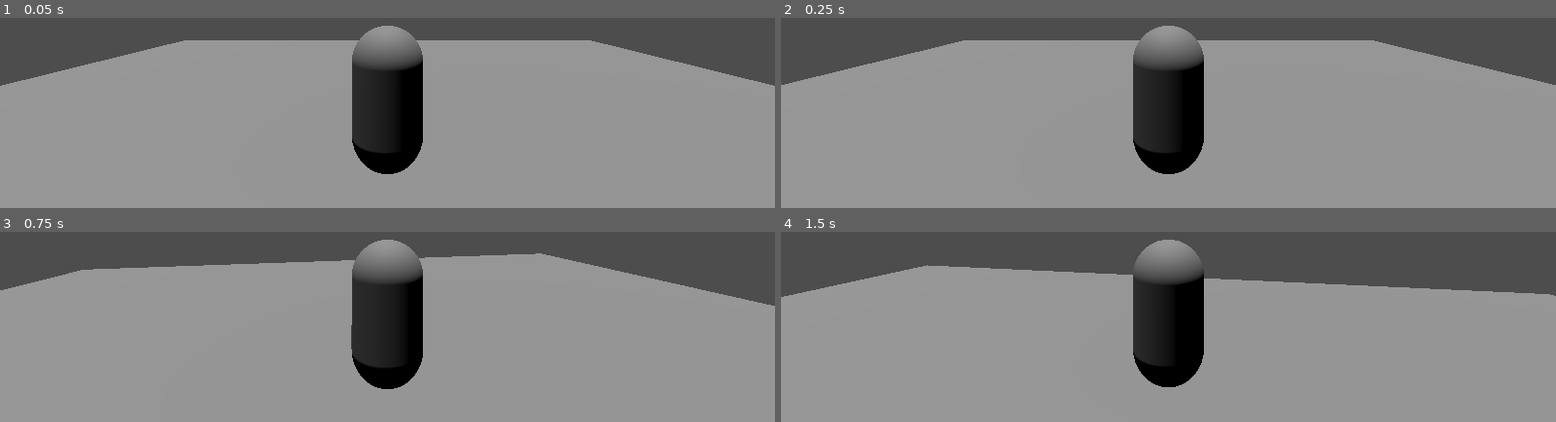
Above: before the commit, frames 1-4 (two rows, left to right).
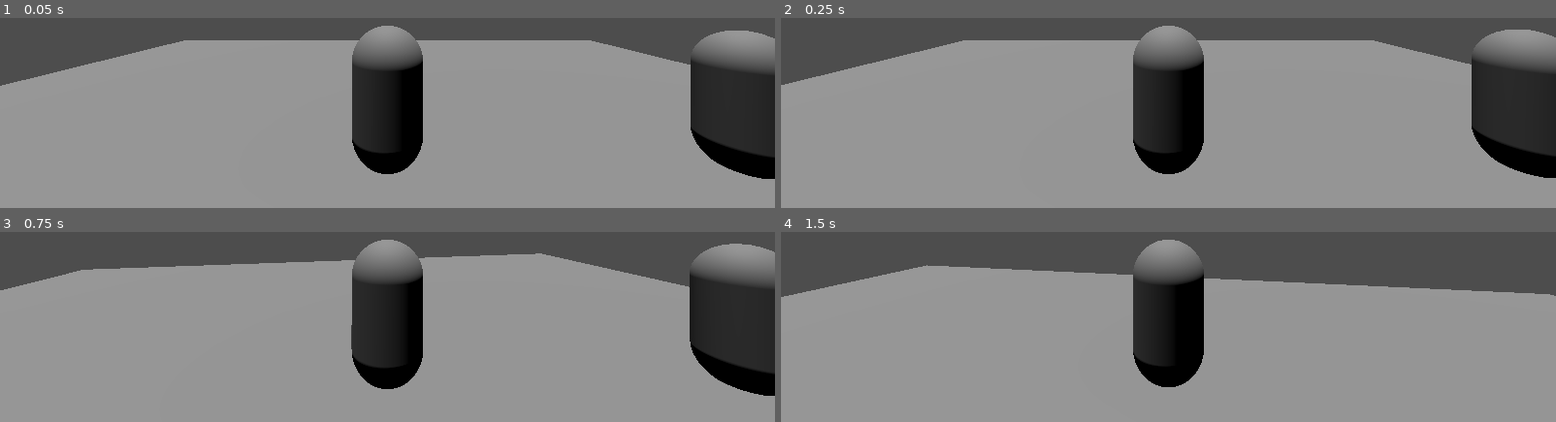
Above: after the commit, the same moments.

Repository: zttimmerman/project-whiskeyjack
Game: Godot game, scene res://scenes/world/TestWorld.tscn
Two runs of this game, one before a commit and one after it. Both use one fixed random seed, a clock stepped at 60 frames per second and the inputs below.
Inputs (mouse positions are in pixels of both pictures, inside the frame that each line leads up to):
- Up to frame 1 (0.05 s): no input
- Up to frame 2 (0.25 s): no input
- Up to frame 3 (0.75 s): tap Enter at 0.5 s; move the mouse to (outside the picture) at 0.52 s; hold W (move_forward) from 0.53 s (still down); hold K (attack_heavy) from 0.53 s (still down)
- Up to frame 4 (1.5 s): keep holding W (move_forward); tap J (attack_light) at 0.8, 1.35 s; move the mouse to (outside the picture) at 1.27 s; release K (attack_heavy) at 1.28 s

The runs differ from the first frame. In frame 1, 6.8% of the frame differs, in the area x 89-100%, y 6-85%; in frame 2, 6.8%; in frame 3, 7.0%, in the area x 88-100%, y 6-87%; in frame 4, nothing differs.

Commit message:
Implement light/heavy attack combat for Player
- 3-hit light combo via _attack_light(): hits 1 & 2 deal base damage,
  finisher deals 1.5× base; combo resets after combo_window expires
- Heavy attack via _attack_heavy(): deals 3× base damage with strong
  knockback, resets any active combo
- HitboxComponent activates/deactivates each swing via _attack_timer;
  attack and dodge inputs are mutually exclusive
- Add HitboxComponent child to Player.tscn (sphere, layer 8, mask 4)
  positioned in front of the player at chest height
- Fix HitboxComponent to toggle monitorable alongside monitoring so
  inactive hitboxes cannot be detected by enemy hurtboxes
- Add DummyTarget to TestWorld for manual combat testing; R key resets
  dummy HP; damage events print to Output panel

Co-Authored-By: Claude Sonnet 4.6 <noreply@anthropic.com>

Diff:
--- a/scenes/player/Player.gd
+++ b/scenes/player/Player.gd
@@ -13,10 +13,14 @@
 @export var camera_pitch_min: float = -0.4       # ~-23 degrees
 @export var camera_pitch_max: float = 0.8        # ~46 degrees
 @export var lock_on_range: float = 15.0
+@export var combo_window: float = 0.6        # seconds before light combo resets
+@export var attack_active_time: float = 0.2  # light hitbox active duration (seconds)
+@export var heavy_active_time: float = 0.35  # heavy hitbox active duration (seconds)
 
 @onready var camera_rig: Node3D = $CameraRig
 @onready var spring_arm: SpringArm3D = $CameraRig/SpringArm3D
 @onready var hurtbox: HurtboxComponent = $HurtboxComponent
+@onready var hitbox: HitboxComponent = $HitboxComponent
 
 var _is_dodging: bool = false
 var _dodge_timer: float = 0.0
@@ -32,6 +36,7 @@
 
 var _combo_index: int = 0
 var _combo_timer: float = 0.0
+var _attack_timer: float = 0.0
 
 
 func _ready() -> void:
@@ -65,6 +70,12 @@
 	if event.is_action_pressed("open_inventory"):
 		_toggle_inventory()
 
+	if event.is_action_pressed("attack_light") and not _is_dodging and _attack_timer <= 0.0:
+		_attack_light()
+
+	if event.is_action_pressed("attack_heavy") and not _is_dodging and _attack_timer <= 0.0:
+		_attack_heavy()
+
 
 func _physics_process(delta: float) -> void:
 	_validate_lock_on()
@@ -75,6 +86,7 @@
 	else:
 		_move(delta)
 
+	_tick_attack(delta)
 	_update_camera(delta)
 	move_and_slide()
 
@@ -262,14 +274,45 @@
 	pass  # Will emit a signal to UI in a future task
 
 
-# ── Combat stubs (implemented in a future task) ───────────────────────────────
+# ── Combat ────────────────────────────────────────────────────────────────────
+
+func _tick_attack(delta: float) -> void:
+	if _attack_timer > 0.0:
+		_attack_timer -= delta
+		if _attack_timer <= 0.0:
+			if is_instance_valid(hitbox):
+				hitbox.deactivate()
+
+	if _combo_timer > 0.0:
+		_combo_timer -= delta
+		if _combo_timer <= 0.0:
+			_combo_index = 0
+
 
 func _attack_light() -> void:
-	pass
+	if not is_instance_valid(hitbox):
+		return
+	var base: int = stats.attack if stats else 8
+	# Hits 1 & 2 deal base damage; finisher (index 2) deals 1.5× base
+	hitbox.damage = base if _combo_index < 2 else base + base / 2
+	hitbox.knockback_force = 4.0
+	hitbox.activate()
+	_attack_timer = attack_active_time
+	_combo_timer = combo_window
+	_combo_index = (_combo_index + 1) % 3
 
 
 func _attack_heavy() -> void:
-	pass
+	if not is_instance_valid(hitbox):
+		return
+	# Resets any active combo; deals 3× base damage with strong knockback
+	_combo_index = 0
+	_combo_timer = 0.0
+	var base: int = stats.attack if stats else 8
+	hitbox.damage = base * 3
+	hitbox.knockback_force = 10.0
+	hitbox.activate()
+	_attack_timer = heavy_active_time
 
 
 # ── Death ─────────────────────────────────────────────────────────────────────
--- a/scenes/player/Player.tscn
+++ b/scenes/player/Player.tscn
@@ -3,6 +3,7 @@
 [ext_resource type="Script" uid="uid://cc1jb2dledn71" path="res://scenes/player/player.gd" id="1_wr5hl"]
 [ext_resource type="Script" uid="uid://dwaci7nqyra4a" path="res://scripts/combat/HurtboxComponent.gd" id="2_gfjak"]
 [ext_resource type="Script" uid="uid://bcharstats0001" path="res://scripts/stats/CharacterStats.gd" id="3_stats"]
+[ext_resource type="Script" uid="uid://hitboxcmp001" path="res://scripts/combat/HitboxComponent.gd" id="4_hitbox"]
 
 [sub_resource type="CapsuleShape3D" id="CapsuleShape3D_gfjak"]
 radius = 0.4
@@ -24,6 +25,9 @@
 [sub_resource type="CapsuleShape3D" id="CapsuleShape3D_hurtbox"]
 radius = 0.45
 height = 1.8
+
+[sub_resource type="SphereShape3D" id="SphereShape3D_hitbox"]
+radius = 0.4
 
 [node name="Player" type="CharacterBody3D" unique_id=1876139144]
 script = ExtResource("1_wr5hl")
@@ -51,3 +55,13 @@
 
 [node name="CollisionShape3D" type="CollisionShape3D" parent="HurtboxComponent" unique_id=892345123]
 shape = SubResource("CapsuleShape3D_hurtbox")
+
+[node name="HitboxComponent" type="Area3D" parent="." unique_id=345678901]
+transform = Transform3D(1, 0, 0, 0, 1, 0, 0, 0, 1, 0, 0.8, -0.7)
+collision_layer = 8
+collision_mask = 4
+script = ExtResource("4_hitbox")
+metadata/_custom_type_script = "uid://hitboxcmp001"
+
+[node name="CollisionShape3D" type="CollisionShape3D" parent="HitboxComponent" unique_id=456789012]
+shape = SubResource("SphereShape3D_hitbox")
--- a/scenes/world/TestWorld.gd
+++ b/scenes/world/TestWorld.gd
@@ -1,49 +1,61 @@
 extends Node3D
 
 # ── Debug Controls (no input map entries required) ────────────────────────────
-# T — take_damage(30)
-# H — heal(20)
-# X — gain_experience(60)  (press twice to trigger a level-up from default XP)
+# T — take_damage(30)         [player]
+# H — heal(20)                [player]
+# X — gain_experience(60)     [player, press twice to level up from default XP]
+# R — reset dummy HP to full  [dummy]
 # ------------------------------------------------------------------------------
 
 var _stats: CharacterStats = null
+var _dummy_stats: CharacterStats = null
 
 
 func _ready() -> void:
 	var player := get_node_or_null("Player")
 	if not player:
 		push_error("TestWorld: Player node not found")
-		return
+	else:
+		_stats = player.get("stats") as CharacterStats
+		if not _stats:
+			push_error("TestWorld: Player has no stats resource assigned")
+		else:
+			_stats.health_changed.connect(_on_health_changed)
+			_stats.died.connect(_on_died)
+			_stats.leveled_up.connect(_on_leveled_up)
+			print("=== Player stats debug ready ===")
+			_print_stats()
 
-	_stats = player.get("stats") as CharacterStats
-	if not _stats:
-		push_error("TestWorld: Player has no stats resource assigned")
-		return
-
-	_stats.health_changed.connect(_on_health_changed)
-	_stats.died.connect(_on_died)
-	_stats.leveled_up.connect(_on_leveled_up)
-
-	print("=== CharacterStats debug ready ===")
-	_print_stats()
+	var dummy_hurtbox := get_node_or_null("DummyTarget/HurtboxComponent")
+	if dummy_hurtbox:
+		_dummy_stats = dummy_hurtbox.get("stats") as CharacterStats
+		if _dummy_stats:
+			_dummy_stats.health_changed.connect(_on_dummy_health_changed)
+			_dummy_stats.died.connect(_on_dummy_died)
+			print("=== Dummy target ready  HP %d/%d ===" % [_dummy_stats.current_hp, _dummy_stats.max_hp])
 
 
 func _input(event: InputEvent) -> void:
-	if not _stats:
-		return
 	if not event is InputEventKey or not event.pressed or event.echo:
 		return
 
 	match event.keycode:
 		KEY_T:
-			print("--- [T] take_damage(30) ---")
-			_stats.take_damage(30)
+			if _stats:
+				print("--- [T] take_damage(30) ---")
+				_stats.take_damage(30)
 		KEY_H:
-			print("--- [H] heal(20) ---")
-			_stats.heal(20)
+			if _stats:
+				print("--- [H] heal(20) ---")
+				_stats.heal(20)
 		KEY_X:
-			print("--- [X] gain_experience(60) ---")
-			_stats.gain_experience(60)
+			if _stats:
+				print("--- [X] gain_experience(60) ---")
+				_stats.gain_experience(60)
+		KEY_R:
+			if _dummy_stats:
+				print("--- [R] dummy reset ---")
+				_dummy_stats.heal(_dummy_stats.max_hp)
 
 
 # ── Signal handlers ───────────────────────────────────────────────────────────
@@ -54,6 +66,14 @@
 
 func _on_died() -> void:
 	print("  *** died signal fired ***")
+
+
+func _on_dummy_health_changed(current_hp: int, max_hp: int) -> void:
+	print("  dummy  health_changed  →  %d / %d" % [current_hp, max_hp])
+
+
+func _on_dummy_died() -> void:
+	print("  *** dummy died ***")
 
 
 func _on_leveled_up(new_level: int) -> void:
--- a/scenes/world/TestWorld.tscn
+++ b/scenes/world/TestWorld.tscn
@@ -2,12 +2,31 @@
 
 [ext_resource type="PackedScene" uid="uid://cyibe5n4nuirt" path="res://scenes/player/Player.tscn" id="1_player"]
 [ext_resource type="Script" uid="uid://btestworld0001" path="res://scenes/world/TestWorld.gd" id="2_testworld"]
+[ext_resource type="Script" uid="uid://dwaci7nqyra4a" path="res://scripts/combat/HurtboxComponent.gd" id="3_hurtbox"]
+[ext_resource type="Script" uid="uid://bcharstats0001" path="res://scripts/stats/CharacterStats.gd" id="4_stats"]
 
 [sub_resource type="PlaneMesh" id="PlaneMesh_l8xpf"]
 size = Vector2(20, 20)
 
 [sub_resource type="BoxShape3D" id="BoxShape3D_l8xpf"]
 size = Vector3(20, 0.1, 20)
+
+[sub_resource type="Resource" id="CharacterStats_dummy"]
+script = ExtResource("4_stats")
+max_hp = 50
+current_hp = 50
+attack = 0
+defense = 0
+speed = 0.0
+level = 1
+experience = 0
+experience_to_next_level = 100
+
+[sub_resource type="CapsuleMesh" id="CapsuleMesh_dummy"]
+
+[sub_resource type="CapsuleShape3D" id="CapsuleShape3D_dummy"]
+radius = 0.4
+height = 1.8
 
 [node name="TestWorld" type="Node3D" unique_id=1165707528]
 script = ExtResource("2_testworld")
@@ -25,3 +44,19 @@
 
 [node name="Player" parent="." instance=ExtResource("1_player")]
 transform = Transform3D(1, 0, 0, 0, 1, 0, 0, 0, 1, 0, 1, 0)
+
+[node name="DummyTarget" type="Node3D" parent="." unique_id=567890123]
+transform = Transform3D(1, 0, 0, 0, 1, 0, 0, 0, 1, 5, 0.9, 0)
+
+[node name="MeshInstance3D" type="MeshInstance3D" parent="DummyTarget" unique_id=678901234]
+mesh = SubResource("CapsuleMesh_dummy")
+
+[node name="HurtboxComponent" type="Area3D" parent="DummyTarget" unique_id=789012345]
+collision_layer = 4
+collision_mask = 8
+script = ExtResource("3_hurtbox")
+metadata/_custom_type_script = "uid://dwaci7nqyra4a"
+stats = SubResource("CharacterStats_dummy")
+
+[node name="CollisionShape3D" type="CollisionShape3D" parent="DummyTarget/HurtboxComponent" unique_id=890123456]
+shape = SubResource("CapsuleShape3D_dummy")
--- a/scripts/combat/HitboxComponent.gd
+++ b/scripts/combat/HitboxComponent.gd
@@ -9,16 +9,19 @@
 
 func _ready() -> void:
 	monitoring = false
+	monitorable = false
 	area_entered.connect(_on_area_entered)
 
 
 # Enable the hitbox for one attack swing
 func activate() -> void:
 	monitoring = true
+	monitorable = true
 
 
 func deactivate() -> void:
 	monitoring = false
+	monitorable = false
 
 
 func _on_area_entered(area: Area3D) -> void:
